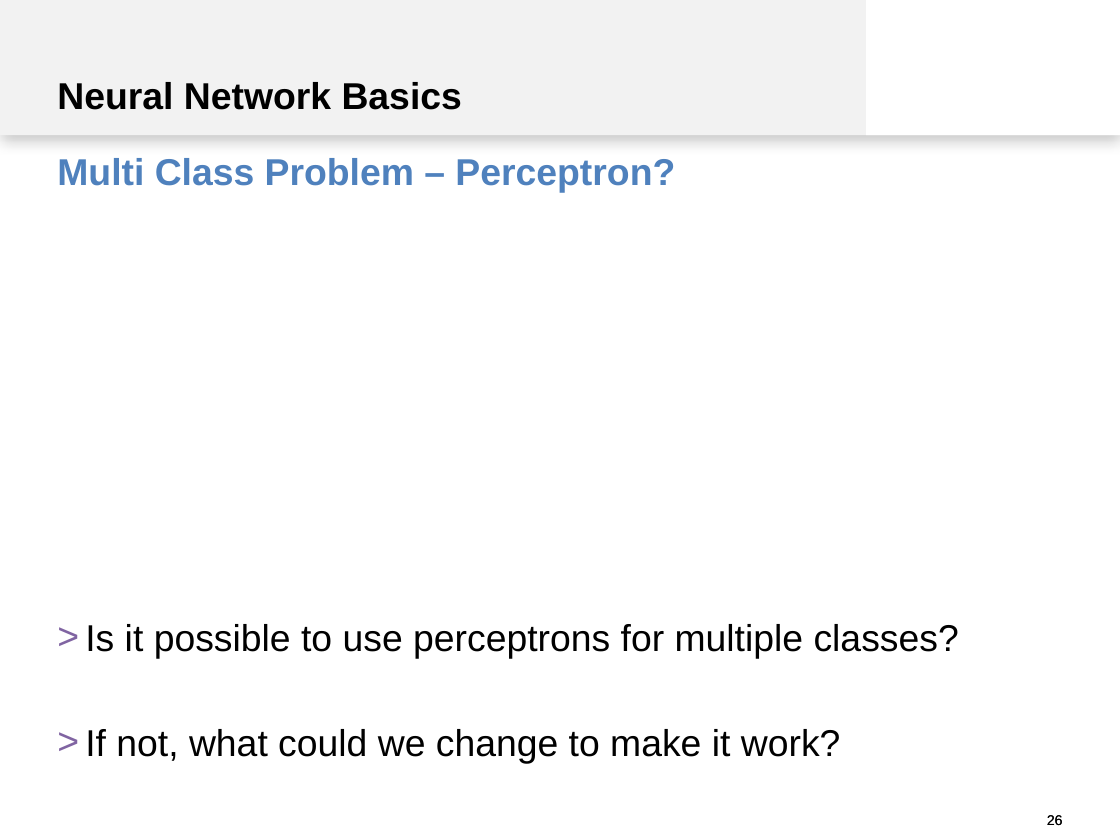
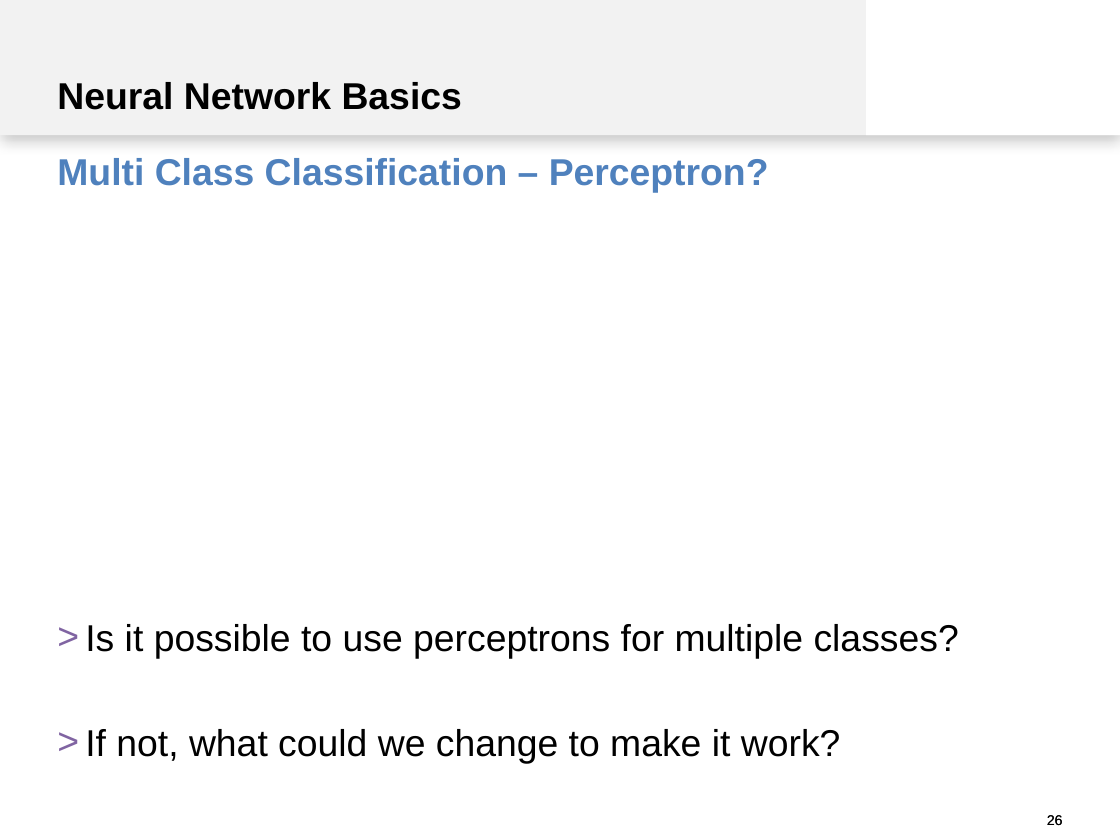
Before and after one commit to spinfo/LSS_DLwithText, a slide deck: slide 26 of docs/introduction.pptx. Drawn at 1120x840 pixels with LibreOffice and Linux fonts; fonts in the diff are those of the drawing. Boxes give left, top, right and bottom in pixels: in the first picture for what was removed or moved away, otherwise in the second. Text is boxed around its words. In the diff, an @@ line names an element or a change of style, - is before the commit and + after.

```diff
--- a/docs/introduction.pptx
+++ b/docs/introduction.pptx
@@ text at [57, 158, 769, 192]: text changed @@
-Multi Class Problem – Perceptron?
+Multi Class Classification – Perceptron?
```
Also in this commit, not shown: 7 other slides changed.
